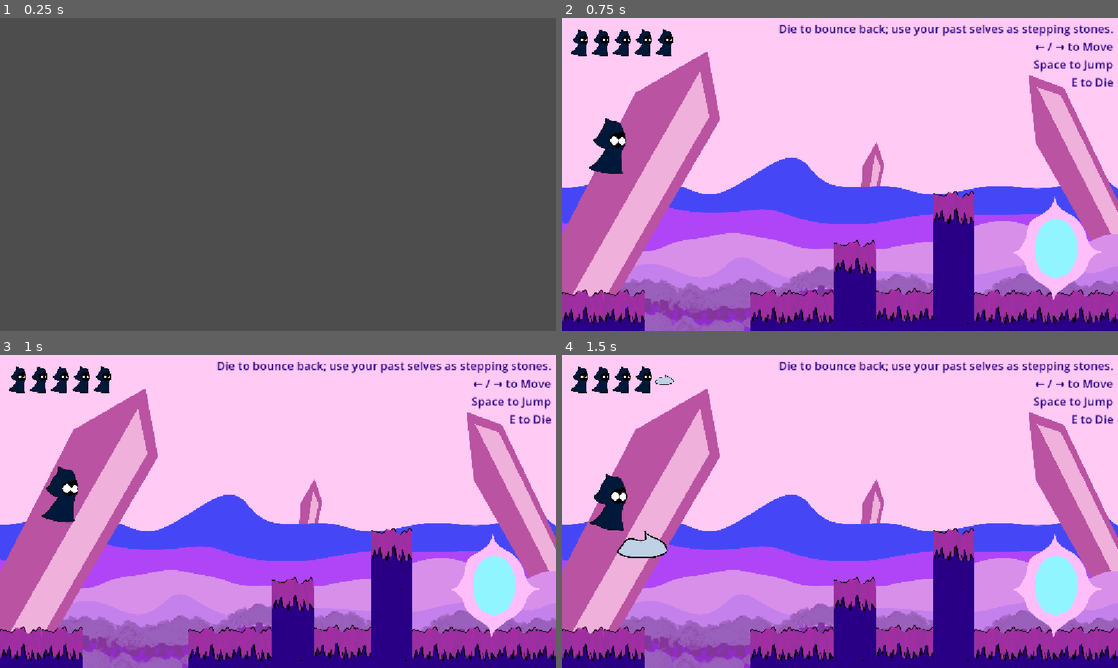
Above: before the commit, frames 1-4 (two rows, left to right).
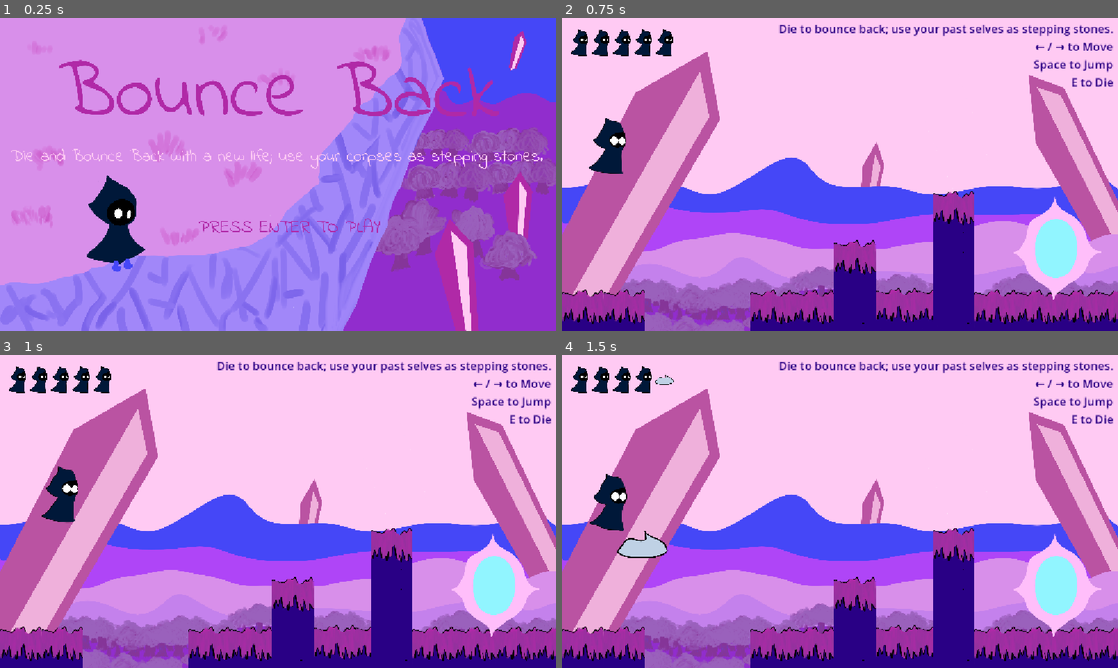
Above: after the commit, the same moments.

Repository: tomateaux/Haven-2026
Game: Godot game, scene res://Title.tscn
Same seed, same stepped clock (60 frames per second), same inputs: the game is played once before the commit and once after it.
Inputs:
- Up to frame 1 (0.25 s): no input
- Up to frame 2 (0.75 s): tap Enter (proceed) at 0.5, 0.6 s; hold Right (ui_right) from 0.53 s (still down)
- Up to frame 3 (1 s): keep holding Right (ui_right); tap Space (jump) at 0.77 s
- Up to frame 4 (1.5 s): keep holding Right (ui_right); tap E (die) at 1.35 s

The runs differ from the first frame. In frame 1, 100% of the frame differs, in the area x 0-100%, y 0-100%; in frame 2, nothing differs; in frame 3, nothing differs; in frame 4, nothing differs.

Commit message:
feat: add title screen image

Diff:
--- a/Title.tscn
+++ b/Title.tscn
@@ -1,10 +1,25 @@
 [gd_scene format=3 uid="uid://danagtr21hr33"]
 
 [ext_resource type="Script" uid="uid://bobcel4886wr2" path="res://control.gd" id="1_c0dwi"]
+[ext_resource type="Texture2D" uid="uid://dqo25hdv7wxgw" path="res://Bounce_Back_Title_Screen.png" id="2_ax32a"]
 
 [node name="Control" type="Control" unique_id=1426182805]
 layout_mode = 3
-anchors_preset = 0
-offset_right = 40.0
-offset_bottom = 40.0
+anchors_preset = 15
+anchor_right = 1.0
+anchor_bottom = 1.0
+grow_horizontal = 2
+grow_vertical = 2
 script = ExtResource("1_c0dwi")
+
+[node name="TextureRect" type="TextureRect" parent="." unique_id=400865913]
+layout_mode = 1
+anchors_preset = 15
+anchor_right = 1.0
+anchor_bottom = 1.0
+grow_horizontal = 2
+grow_vertical = 2
+mouse_filter = 2
+texture = ExtResource("2_ax32a")
+expand_mode = 1
+stretch_mode = 6
Binary file added: Bounce_Back_Title_Screen.png
Not shown, added: Bounce_Back_Title_Screen.png.import
